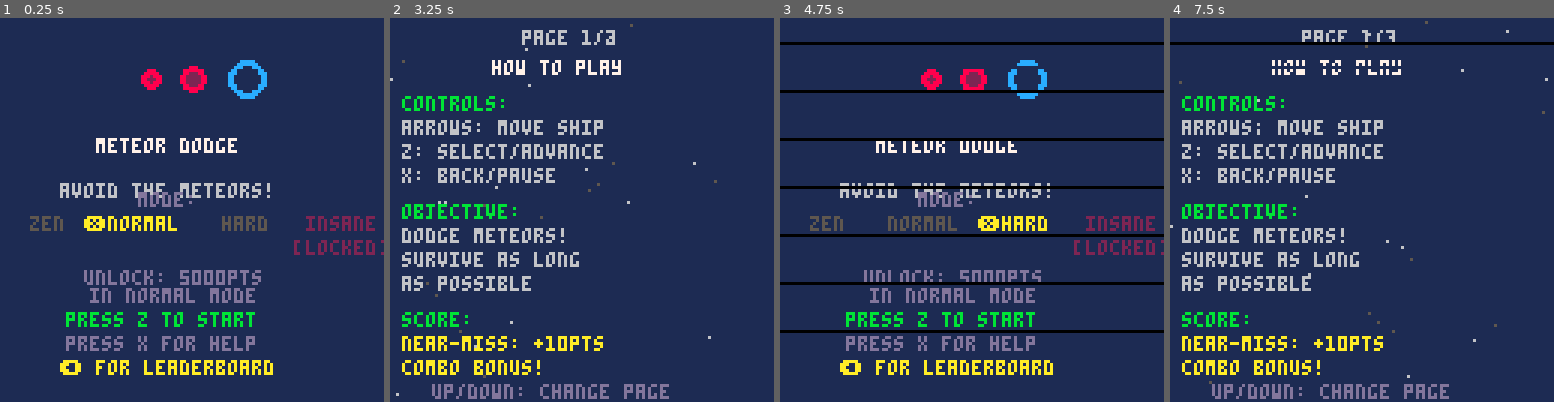
Above: before the commit, frames 1-4 (left to right).
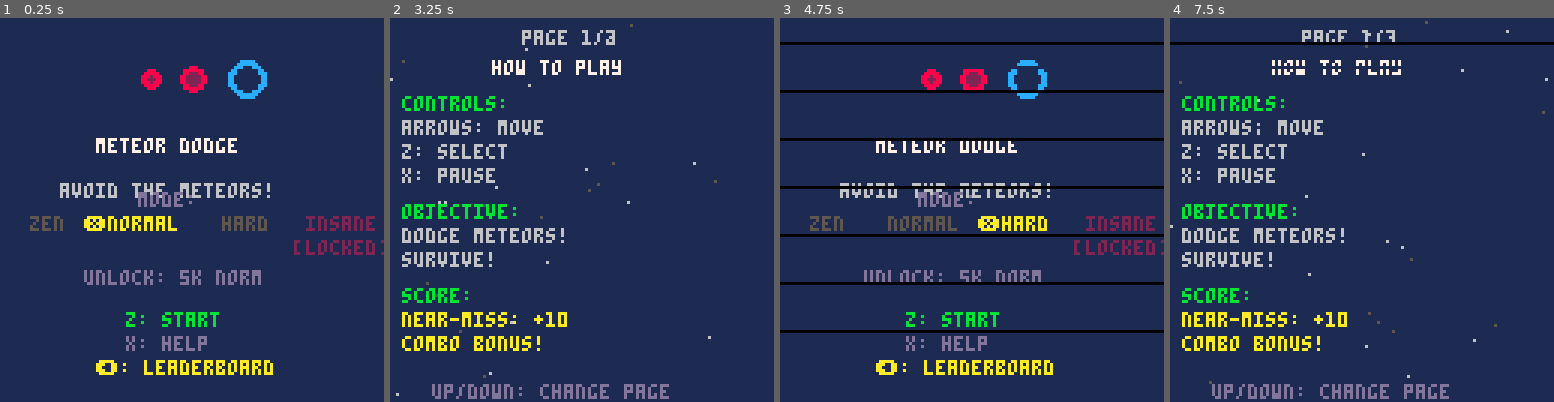
Above: after the commit, the same moments.

Repository: jeffcampbell/game-a-day
Game: PICO-8 cartridge games/2026-02-26/game.p8
The game is run twice, just before and just after one commit, with the same random seed, the same clock (stepped at 60 frames per second) and the same inputs.
Inputs:
- Up to frame 1 (0.25 s): no input
- Up to frame 2 (3.25 s): tap X (X key) at 0.33, 1.07, 1.85, 2.97 s; tap O (Z key) at 0.7, 1.7, 2.1, 2.5, 2.9 s; hold Right 1.6-2.1 s; hold Up 2.15-2.42 s; hold Right 2.47-3.03 s; hold Left from 3.08 s (still down)
- Up to frame 3 (4.75 s): tap O (Z key) every 0.4 s from 3.3 to 4.5 s; release Left at 3.58 s; hold Down 3.63-3.97 s; hold Right 4.02-4.68 s; tap X (X key) at 4.08 s; hold Up from 4.73 s (still down)
- Up to frame 4 (7.5 s): tap O (Z key) every 0.4 s from 4.9 to 7.3 s; release Up at 5.03 s; hold Left 5.08-5.68 s; tap X (X key) at 5.2, 6.32, 7.43 s; hold Down 5.73-6.03 s; hold Right 6.08-6.58 s; hold Right 6.63-7.13 s; hold Up 7.18-7.45 s

The runs differ from the first frame. In frame 1, 3.0% of the frame differs, in the area x 15-68%, y 65-93%; in frame 2, 4.6%, in the area x 3-56%, y 26-93%; in frame 3, 2.9%; in frame 4, 4.6%.

Commit message:
Optimize code to fit under token limit
Optimizations:
- Shorten tutorial text across all 3 pages
- Condense menu text and unlock hints
- Reduce boss attack patterns from 3 to 2 (keep ring+beam, remove rain)
- Update attack_names array to match 2 patterns

Token savings achieved through:
- Tutorial: ~20-30 tokens (shorter descriptions)
- Menu: ~10 tokens (condensed button labels)
- Boss attacks: ~15 tokens (removed third pattern)

Total: ~45-55 tokens saved
Game now exports successfully to HTML/JS

Diff:
--- a/games/2026-02-26/game.p8
+++ b/games/2026-02-26/game.p8
@@ -1320,17 +1320,13 @@
             local a=i/8
             add(boss_attack_projectiles, {x=boss_meteor.x, y=boss_meteor.y, speed=0.8+sin(a)*0.2, vx=cos(a)*1.2})
           end
-        elseif boss_attack_type == 2 then
+        else
           local dx,dy=px-boss_meteor.x, py-boss_meteor.y
           local d=sqrt(dx*dx+dy*dy)
-          if d == 0 then d = 0.1 end  -- prevent division by zero
+          if d == 0 then d = 0.1 end
           local vx,vy=dx/d*0.8, dy/d*1.5
           for i=0,4 do
             add(boss_attack_projectiles, {x=boss_meteor.x+vx*i*8, y=boss_meteor.y+vy*i*8, speed=vy, vx=vx})
-          end
-        else
-          for i=0,5 do
-            add(boss_attack_projectiles, {x=boss_meteor.x+(i-2.5)*4, y=boss_meteor.y, speed=2+rnd(0.5), vx=0})
           end
         end
         if boss_attack_type > 0 then sfx(boss_attack_type-1) end
@@ -1340,7 +1336,7 @@
     elseif boss_attack_timer > 0 then
       boss_attack_timer -= 1
       if boss_attack_timer == 0 then
-        boss_attack_type = flr(rnd(3)) + 1
+        boss_attack_type = flr(rnd(2)) + 1
         boss_attack_warning = 60
         _log("boss_attack_warning:type="..boss_attack_type)
         sfx(3)
@@ -1589,17 +1585,15 @@
     print("\151", 94, 66, 10)  -- arrow
   end
 
-  -- unlock hint
   if not insane_unlocked then
-    print("unlock: 5000pts", 28, 84, 13)
-    print("in normal mode", 30, 90, 13)
+    print("unlock: 5k norm", 28, 84, 13)
   else
-    print("arrows to select", 24, 84, 6)
-  end
-
-  print("press z to start", 22, 98, 11)
-  print("press x for help", 22, 106, 13)
-  print("\139 for leaderboard", 20, 114, 10)
+    print("arrows: select", 26, 84, 6)
+  end
+
+  print("z: start", 42, 98, 11)
+  print("x: help", 42, 106, 13)
+  print("\139: leaderboard", 32, 114, 10)
 
   -- draw example meteors
   -- fast red
@@ -1624,67 +1618,43 @@
   print("page "..(tutorial_page+1).."/3", 44, 4, 6)
 
   if tutorial_page == 0 then
-    -- page 1: core mechanics
     print("how to play", 34, 14, 7)
-
     print("controls:", 4, 26, 11)
-    print("arrows: move ship", 4, 34, 6)
-    print("z: select/advance", 4, 42, 6)
-    print("x: back/pause", 4, 50, 6)
-
+    print("arrows: move", 4, 34, 6)
+    print("z: select", 4, 42, 6)
+    print("x: pause", 4, 50, 6)
     print("objective:", 4, 62, 11)
     print("dodge meteors!", 4, 70, 6)
-    print("survive as long", 4, 78, 6)
-    print("as possible", 4, 86, 6)
-
-    print("score:", 4, 98, 11)
-    print("near-miss: +10pts", 4, 106, 10)
-    print("combo bonus!", 4, 114, 10)
+    print("survive!", 4, 78, 6)
+    print("score:", 4, 90, 11)
+    print("near-miss: +10", 4, 98, 10)
+    print("combo bonus!", 4, 106, 10)
 
   elseif tutorial_page == 1 then
-    -- page 2: difficulty modes & multiplier
-    print("difficulty modes", 22, 14, 7)
-
-    print("zen mode:", 4, 22, 10)
-    print("relaxed, no waves", 4, 28, 6)
-
-    print("normal mode:", 4, 36, 11)
-    print("balanced gameplay", 4, 42, 6)
-
-    print("hard mode:", 4, 50, 8)
-    print("waves start fast!", 4, 56, 6)
-
-    print("insane mode:", 4, 64, 9)
-    print("unlock via normal", 4, 70, 13)
-
-    print("multiplier:", 4, 82, 11)
-    print("boost via near-miss", 4, 88, 6)
-    print("max: 3.0x-4.0x", 4, 94, 10)
-    print("by difficulty", 4, 100, 6)
+    print("difficulty", 38, 14, 7)
+    print("zen: relaxed", 4, 26, 10)
+    print("normal: balanced", 4, 34, 11)
+    print("hard: fast waves", 4, 42, 8)
+    print("insane: unlock", 4, 50, 9)
+    print("via normal 5k+", 4, 58, 13)
+    print("multiplier:", 4, 74, 11)
+    print("near-miss boost", 4, 82, 6)
+    print("max: 3x-4x", 4, 90, 10)
 
   elseif tutorial_page == 2 then
-    -- page 3: power-ups & advanced
     print("power-ups", 36, 14, 7)
-
-    -- shield
     rectfill(4, 26, 12, 34, 11)
     print("shield", 18, 28, 11)
     print("blocks 1 hit", 18, 36, 6)
-
-    -- slowtime
     rectfill(4, 46, 12, 54, 14)
     print("slow-time", 18, 48, 14)
     print("slows meteors", 18, 56, 6)
-
-    -- invincibility
     rectfill(4, 66, 12, 74, 10)
     print("invincible", 18, 68, 10)
-    print("immune to hits", 18, 76, 6)
-
-    print("wave patterns:", 4, 88, 11)
-    print("meteors spawn in", 4, 96, 6)
-    print("coordinated waves", 4, 104, 6)
-    print("with boss meteors!", 4, 112, 8)
+    print("immune", 18, 76, 6)
+    print("waves:", 4, 88, 11)
+    print("meteor patterns", 4, 96, 6)
+    print("+ boss fights!", 4, 104, 8)
   end
 
   -- navigation hint
@@ -2029,7 +1999,7 @@
 
     -- attack warning
     if boss_attack_warning > 0 then
-      local attack_names = {"ring!", "beam!", "rapid!"}
+      local attack_names = {"ring!", "beam!"}
       local warn_col = 8 + flr(boss_attack_warning / 8) % 2
       print(attack_names[boss_attack_type], 48, 18, warn_col)
     end
Not shown, changed: games/2026-02-26/game.js
